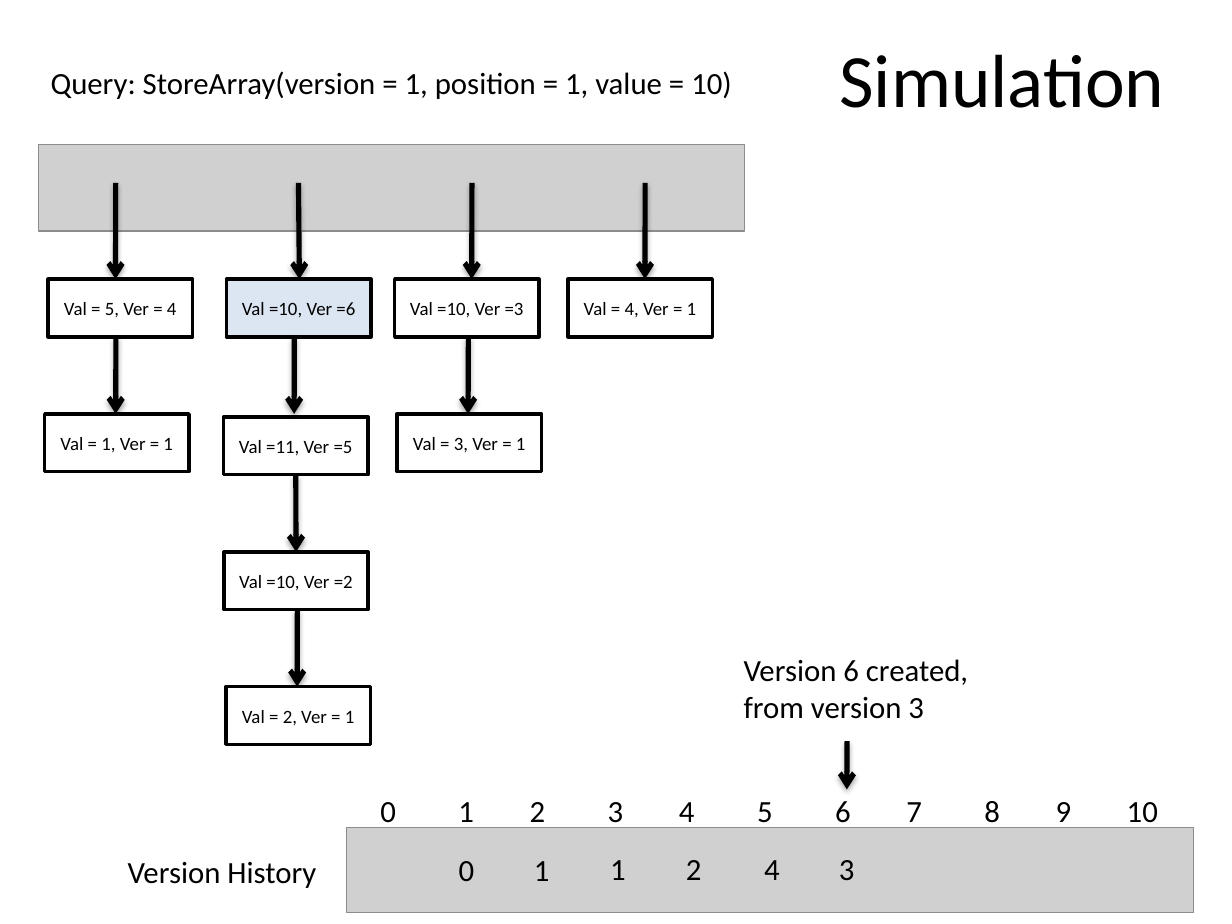
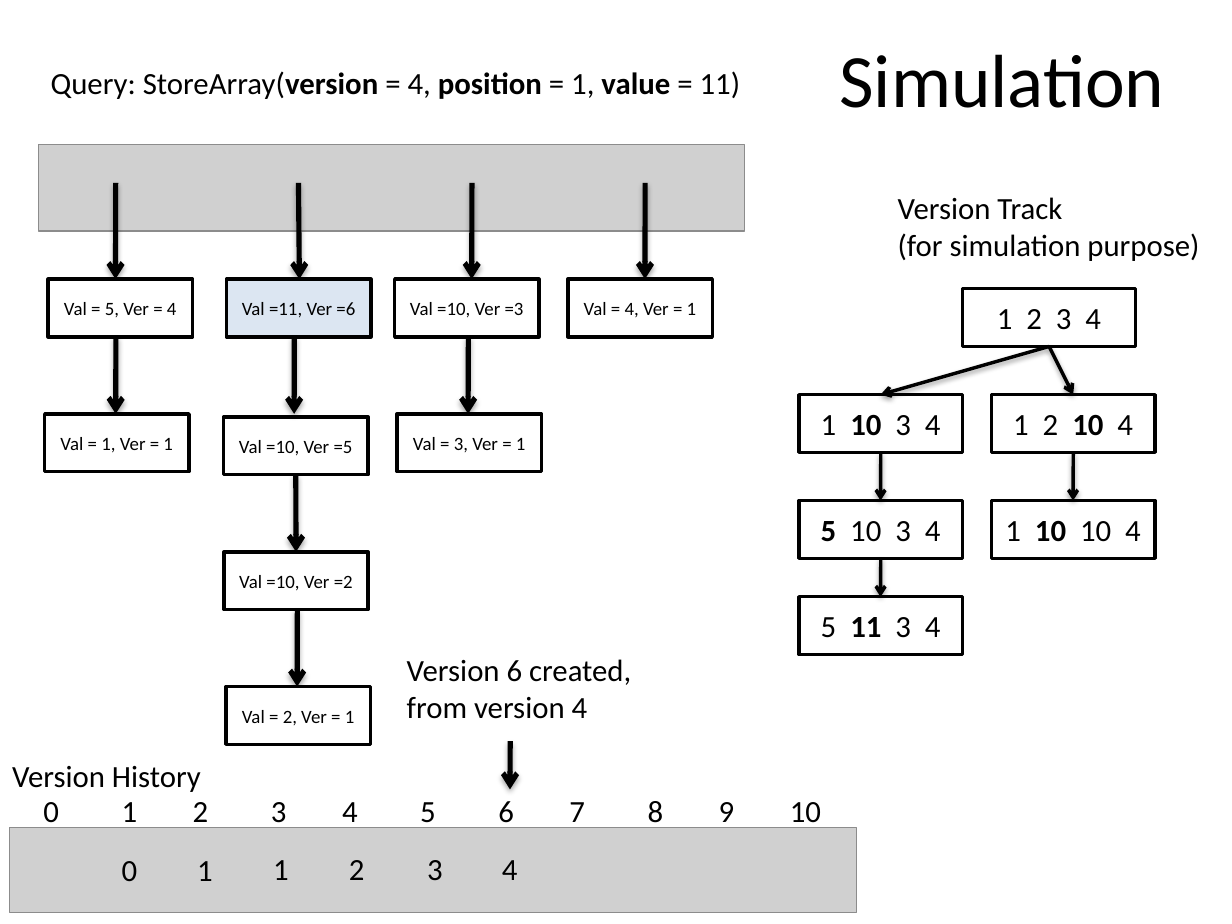
Before and after one commit to SirArthur7/PersistantDataStructure, a slide deck: slide 20 of Kanko/Persistent Array.pptx (slide 18 before the commit). Drawn at 1232x924 pixels with LibreOffice and Linux fonts; fonts in the diff are those of the drawing; grey boxes stand for pictures. Boxes give left, top, right and bottom in pixels: in the first picture for what was removed or moved away, otherwise in the second. Text is boxed around its words. In the diff, an @@ line names an element or a change of style, - is before the commit and + after.

Commit message:
ppt

```diff
--- a/Kanko/Persistent Array.pptx
+++ b/Kanko/Persistent Array.pptx
@@ text at <box>51,71,741,99</box>: text changed @@
-Query: StoreArray(version = 1, position = 1, value = 10)
+Query: StoreArray(version = 4, position = 1, value = 11)
@@ text added at <box>898,197,1199,261</box>, 18 pt, text #000000 @@
+Version Track
+(for simulation purpose)
@@ rectangle added at <box>962,288,1136,346</box>, fill #FFFFFF, outline #000000 2 pt, 18 pt, text #000000 @@
+1 2 3 4
@@ text in rectangle at <box>242,302,355,317</box>: text changed @@
-Val =10, Ver =6
+Val =11, Ver =6
@@ arrow added from (1050, 346) to (881, 394), #000000 2 pt @@
@@ arrow added from (1050, 346) to (1073, 394), #000000 2 pt @@
@@ rectangle added at <box>798,394,962,452</box>, fill #FFFFFF, outline #000000 2 pt, 18 pt, text #000000 @@
+1 10 3 4
@@ rectangle added at <box>992,394,1156,452</box>, fill #FFFFFF, outline #000000 2 pt, 18 pt, text #000000 @@
+1 2 10 4
@@ text in rectangle at <box>239,440,353,456</box>: text changed @@
-Val =11, Ver =5
+Val =10, Ver =5
@@ arrow added from (881, 452) to (881, 500), #000000 2 pt @@
@@ arrow added from (1073, 452) to (1073, 500), #000000 2 pt @@
@@ rectangle added at <box>798,500,962,558</box>, fill #FFFFFF, outline #000000 2 pt, 18 pt, text #000000 @@
+5 10 3 4
@@ rectangle added at <box>992,500,1156,558</box>, fill #FFFFFF, outline #000000 2 pt, 18 pt, text #000000 @@
+1 10 10 4
@@ arrow added from (881, 558) to (881, 596), #000000 2 pt @@
@@ rectangle added at <box>798,596,962,654</box>, fill #FFFFFF, outline #000000 2 pt, 18 pt, text #000000 @@
+5 11 3 4
@@ text "Version 6 created,": place and size @@
-text "Version 6 created," at <box>744,659,968,719</box>
+text "Version 6 created," at <box>407,659,631,719</box>
@@ text at <box>407,697,588,719</box>: text changed @@
-from version 3
+from version 4
@@ 4 texts, 1 picture, 1 arrow: place and size @@
-4 texts, 1 picture, 1 arrow at <box>346,742,1194,913</box>
+4 texts, 1 picture, 1 arrow at <box>10,742,857,913</box>
@@ text "Version History": place and size @@
-text "Version History" at <box>128,862,316,888</box>
+text "Version History" at <box>12,766,201,792</box>
@@ text "2": place and size @@
-text "2" at <box>686,860,702,880</box>
+text "2" at <box>349,860,365,880</box>
@@ text "3": place and size @@
-text "3" at <box>839,860,855,881</box>
+text "3" at <box>427,860,443,880</box>
@@ text "4": place and size @@
-text "4" at <box>764,860,780,880</box>
+text "4" at <box>502,860,518,880</box>
```
Also in this commit, not shown: 5 other slides changed, 6 slides added.
